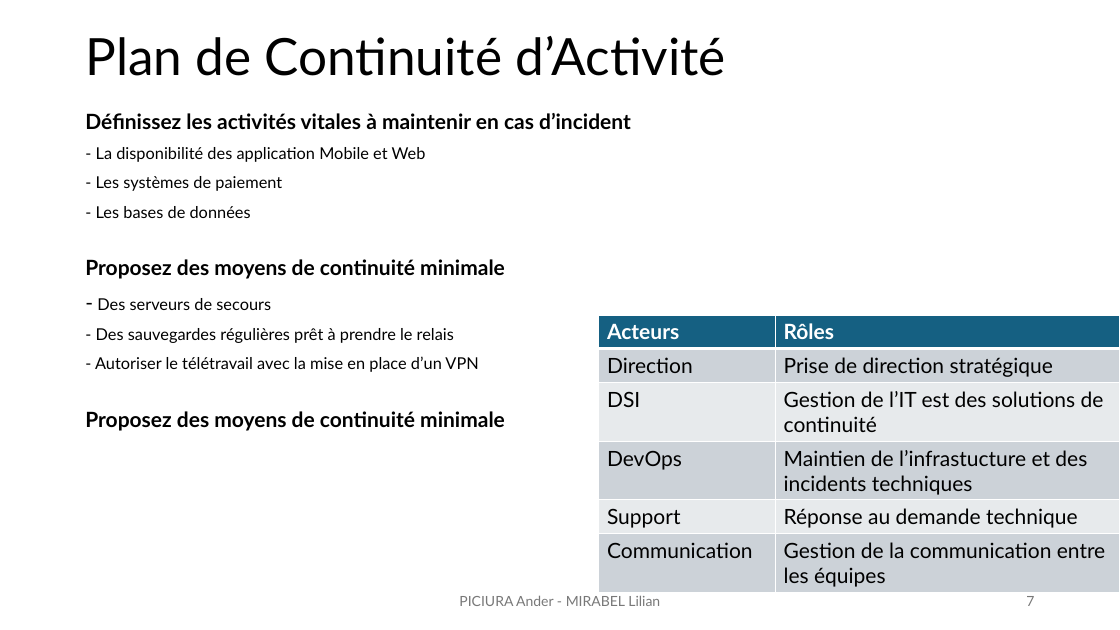
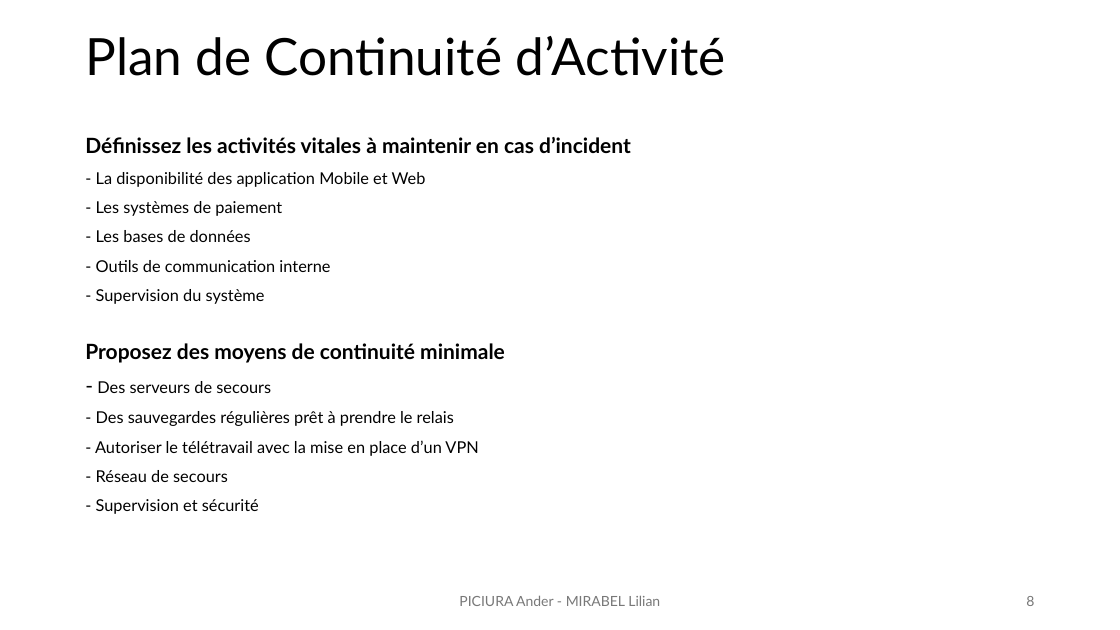
Before and after one commit to lilianmirabel/TPodoo, a slide deck: slide 8 of TP6_Exploitation_faille_0day_Lilian_Ander.pptx (slide 7 before the commit). Drawn at 1120x630 pixels with LibreOffice and Linux fonts; fonts in the diff are those of the drawing. Boxes give left, top, right and bottom in pixels: in the first picture for what was removed or moved away, otherwise in the second. Text is boxed around its words. In the diff, an @@ line names an element or a change of style, - is before the commit and + after.

Commit message:
tp6

```diff
--- a/TP6_Exploitation_faille_0day_Lilian_Ander.pptx
+++ b/TP6_Exploitation_faille_0day_Lilian_Ander.pptx
@@ text "Définissez les activités vitales à ...": place and size @@
-text "Définissez les activités vitales à ..." at [85, 113, 631, 431]
+text "Définissez les activités vitales à ..." at [85, 137, 631, 514]
@@ text at [96, 260, 330, 304]: paragraphs added @@
+- Outils de communication interne
+- Supervision du système
@@ table removed at [599, 315, 1120, 592], 6 rows, 2 columns @@
-Acteurs | Rôles
-Direction | Prise de direction stratégique
-DSI | Gestion de l’IT est des solutions de continuité
-DevOps | Maintien de l’infrastucture et des incidents techniques
-Support | Réponse au demande technique
-Communication | Gestion de la communication entre les équipes
@@ text at [96, 470, 259, 514]: text changed; size 18 to 14 pt; bold off @@
-Proposez des moyens de continuité minimale
+- Réseau de secours
+- Supervision et sécurité
@@ page number at [1026, 596, 1034, 606]: text changed @@
-7
+8
```
Also in this commit, not shown: 4 other slides changed, 2 slides added.
